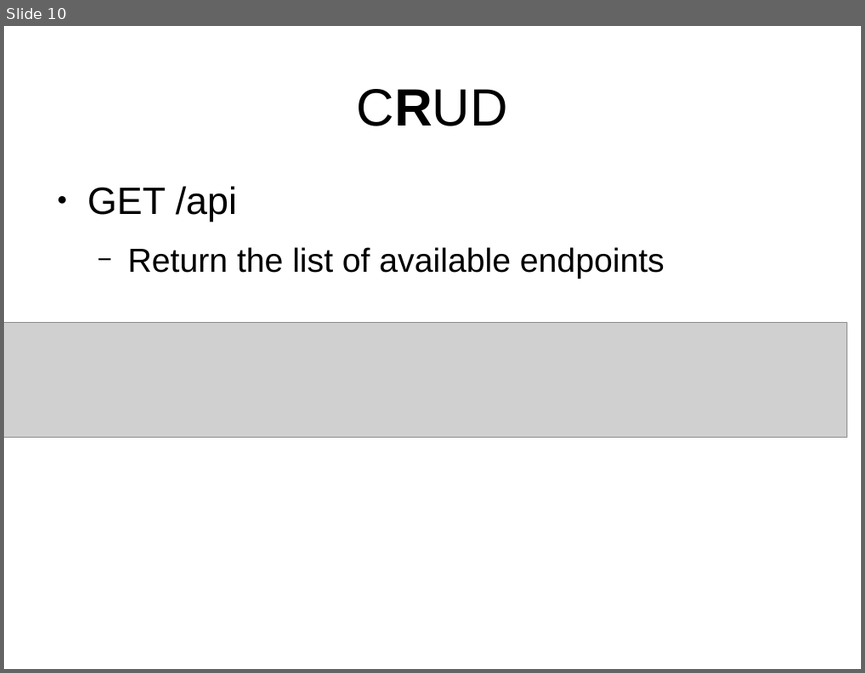
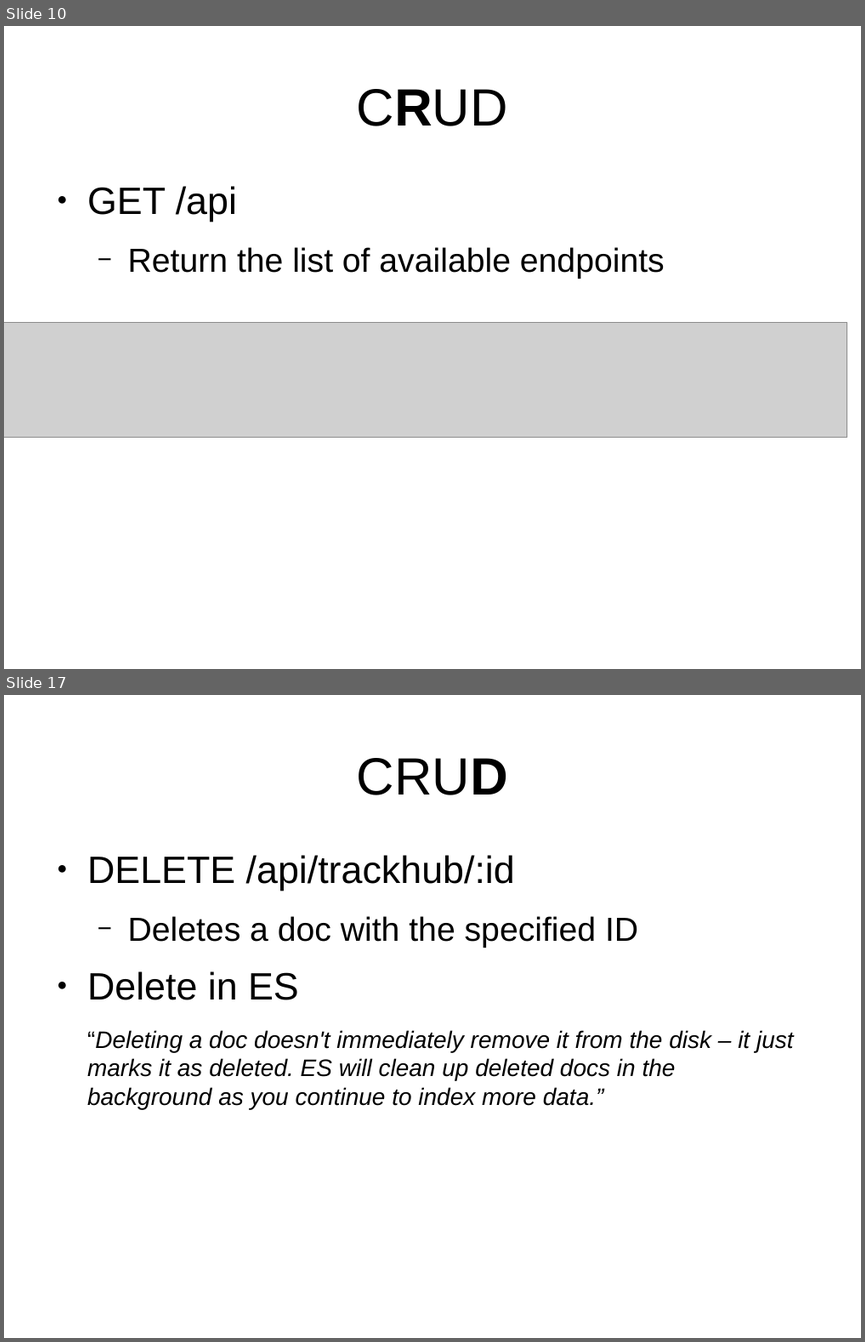
Before and after one commit to Ensembl/trackhub-registry, a slide deck: docs/code_review_07-05-15/talk.odp. Shown one above the other, each under a label of ours: slide 10 before the commit, slides 10 and 17 after it; the slides between them are not shown. The pictures are 865x673 and 865x1342 pixels, drawn with LibreOffice and Linux fonts; fonts in the diff are those of the drawing; grey boxes stand for pictures; background and template pictures are left out. Boxes give left, top, right and bottom in pixels: in the first picture for what was removed or moved away, otherwise in the second. Text is boxed around its words. In the diff, an @@ line names an element or a change of style, - is before the commit and + after.

```diff
--- a/docs/code_review_07-05-15/talk.odp
+++ b/docs/code_review_07-05-15/talk.odp
@@ slide 17 added at [4, 695, 861, 1338], background #FFFFFF @@
@@ title added at [357, 758, 508, 795], 44 pt, text #000000 @@
+CRUD
@@ text added at [87, 855, 794, 1109], 20 pt, text #000000, italic @@
+● DELETE /api/trackhub/:id
+  − Deletes a doc with the specified ID
+● Delete in ES
+“Deleting a doc doesn't immediately remove it from the disk – it just marks it as deleted. ES will clean up deleted docs in the background as you continue to index more data.”
```
Also in this commit, not shown: 3 slides changed, 6 other slides added.
